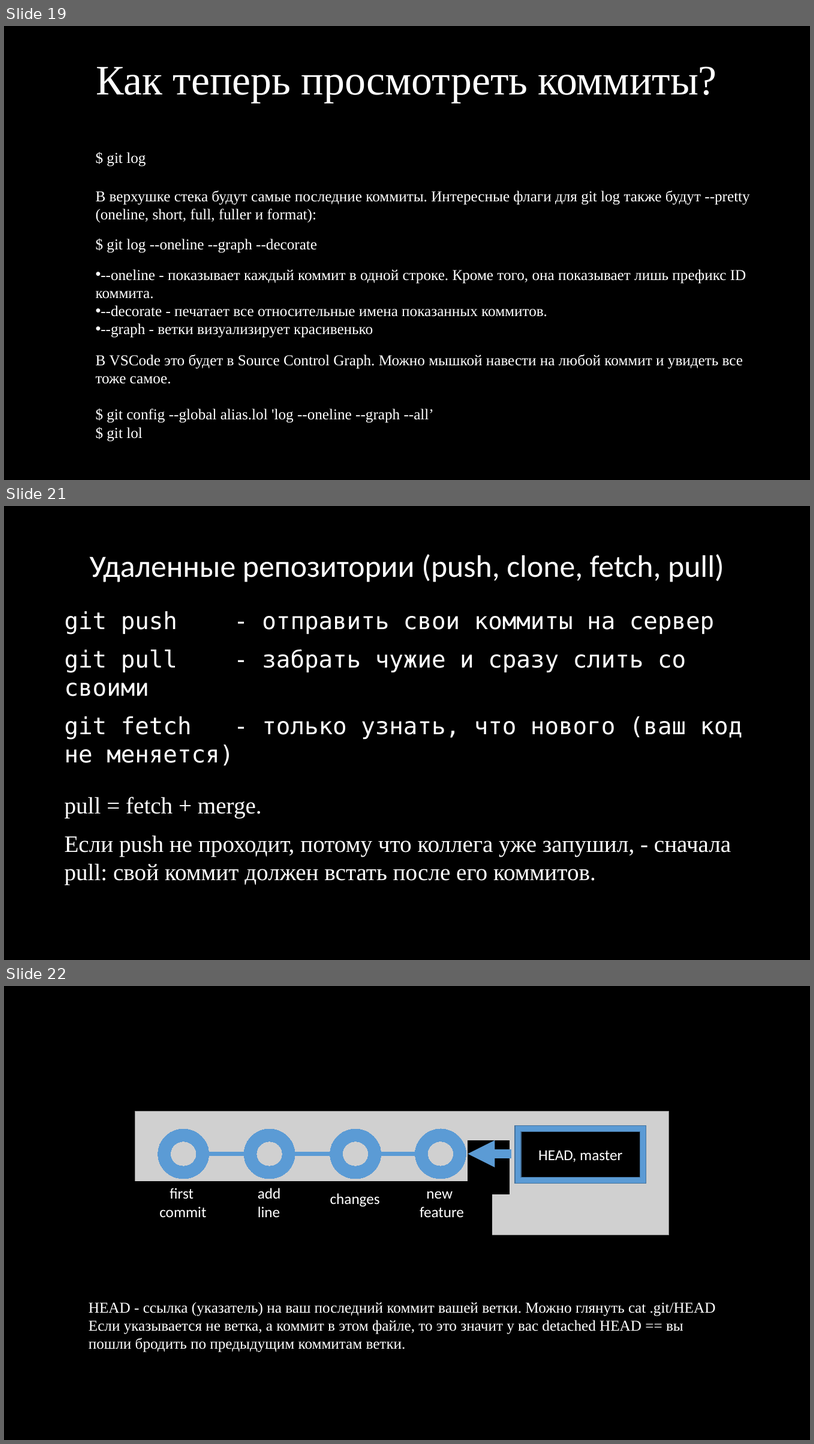
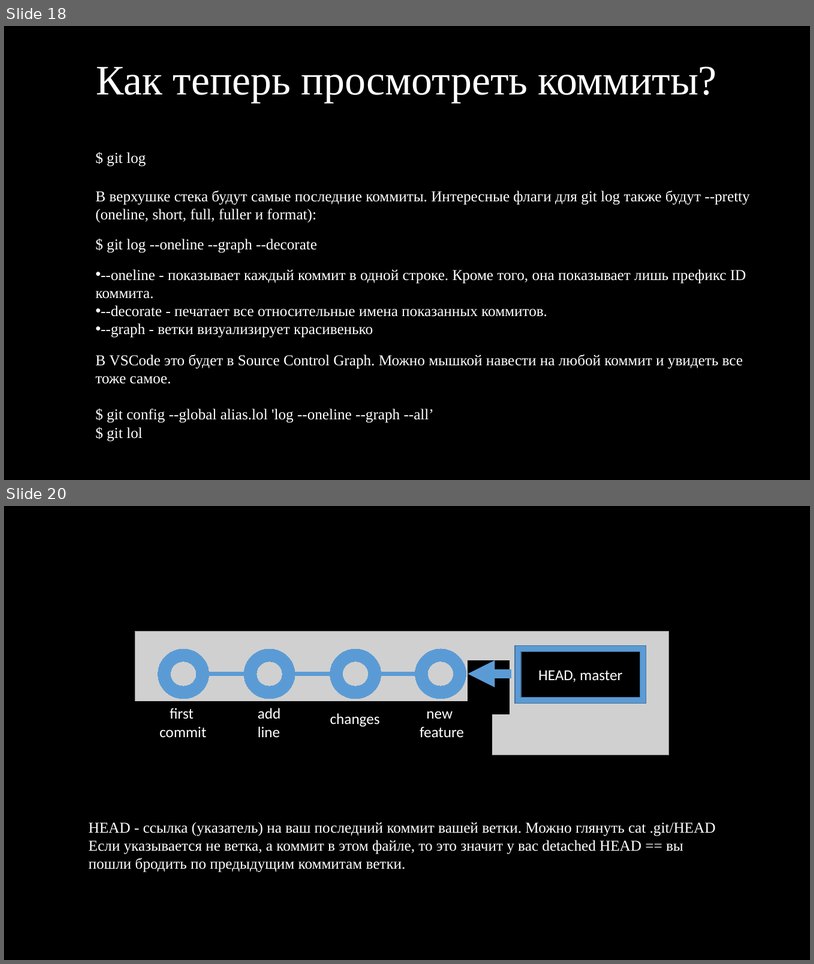
Before and after one commit to kruffka/C-Programming, a slide deck: 9_git/9_git.pptx. Shown one above the other, each under a label of ours: slides 19, 21 and 22 before the commit, slides 18 and 20 after it; the slides between them are not shown. The pictures are 814x1444 and 814x964 pixels, drawn with LibreOffice and Linux fonts; fonts in the diff are those of the drawing; grey boxes stand for pictures. Boxes give left, top, right and bottom in pixels: in the first picture for what was removed or moved away, otherwise in the second. Text is boxed around its words. In the diff, an @@ line names an element or a change of style, - is before the commit and + after.

```diff
--- a/9_git/9_git.pptx
+++ b/9_git/9_git.pptx
@@ slide 21 removed at (x1=4, y1=506, x2=810, y2=960), background #000000 @@
@@ text removed at (x1=90, y1=554, x2=725, y2=582) @@
-Удаленные репозитории (push, clone, fetch, pull)
@@ text removed at (x1=65, y1=611, x2=743, y2=766) @@
-git push - отправить свои коммиты на сервер
-git pull - забрать чужие и сразу слить со своими
-git fetch - только узнать, что нового (ваш код не меняется)
@@ text removed at (x1=65, y1=796, x2=731, y2=885) @@
-pull = fetch + merge.
-Если push не проходит, потому что коллега уже запушил, - сначала pull: свой коммит должен встать после его коммитов.
@@ what was slide 19 is now slide 18 @@
@@ what was slide 22 is now slide 20 @@
```
Also in this commit, not shown: 17 slides changed, 4 slides added, 3 other slides removed, 4 other files.
